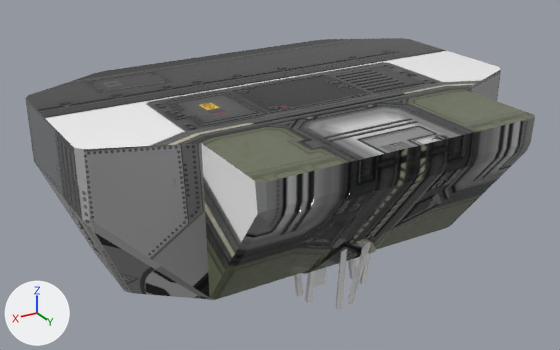
Before and after pictures for a commit that changed the Blender file GameData/ASET/ERS/Custom/SMtest.blend.
One viewpoint serves both versions: a camera (50 mm lens) standing at (2.09, 3.52, 1.55) and looking at (0.08, 0.17, -0.12). Arrows for +X, +Y and +Z are at lower left; the lights stay in place. Objects named as collision shapes, trigger or cutter boxes, shadow casters or lower levels of detail are left out.
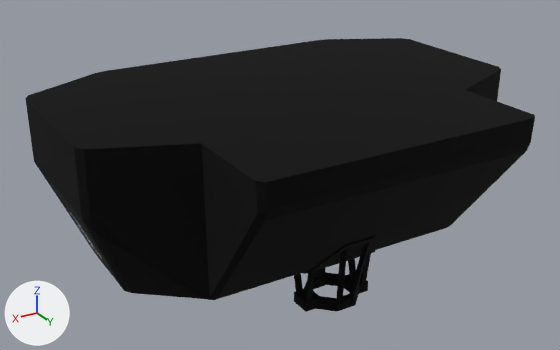
The change, as JSON lines over the scene's bpy script:
```json
{"block": "mat_ersbottommat", "change": "nodes: Group x4, OutputMaterial, TexImage x2, UVMap, Value x2"}
{"block": "mat_ersbottommat", "change": "colours: white #ffffff, black #000000"}
{"block": "mat_ersbottommat", "change": "uses the picture img_ers_torec_diffusemap_v2"}
{"block": "mat_ersbottommat", "change": "uses the picture img_ers_torecnormalmap_v2"}
{"block": "mat_ersbottommat", "change": "nodes: Group x3, OutputMaterial, Value x2, VertexColor"}
{"block": "mat_ersbottommat", "change": "colours: white #ffffff, grey #bcbcbc, black #000000, blue #bcbcff"}
{"block": "mat_ersexternal01mat", "change": "nodes: Group x4, OutputMaterial, TexImage x2, UVMap, Value x2"}
{"block": "mat_ersexternal01mat", "change": "colours: white #ffffff, black #000000"}
{"block": "mat_ersexternal01mat", "change": "uses the picture img_ersexternal001_diffuse"}
{"block": "mat_ersexternal01mat", "change": "uses the picture img_ersexternal001_normalmap"}
{"block": "mat_ersexternal01mat", "change": "nodes: Group x3, OutputMaterial, Value x2, VertexColor"}
{"block": "mat_ersexternal01mat", "change": "colours: white #ffffff, grey #bcbcbc, black #000000, blue #bcbcff"}
{"block": "mat_ersexternal03mat", "change": "nodes: Group x4, OutputMaterial, TexImage x2, UVMap, Value x2"}
{"block": "mat_ersexternal03mat", "change": "colours: white #ffffff, black #000000"}
{"block": "mat_ersexternal03mat", "change": "uses the picture img_ersexternal003_diffuse"}
{"block": "mat_ersexternal03mat", "change": "uses the picture img_ersexternal003_normalmap"}
{"block": "mat_ersexternal03mat", "change": "nodes: Group x3, OutputMaterial, Value x2, VertexColor"}
{"block": "mat_ersexternal03mat", "change": "colours: white #ffffff, grey #bcbcbc, black #000000, blue #bcbcff"}
{"block": "me_ers_sm_backmountplate", "where": "me_ers_sm_backmountplate.from_pydata(...)  # 131 vertices, 80 faces; spans x -0.029..0.029, y -0.201..0.201, z -0.14..0.14"}
{"op": "remove", "block": "me_ers_sm_backmountplate", "code": "me_ers_sm_backmountplate.materials.append(mat_ersdecalmat)"}
{"op": "add", "block": "me_ers_sm_backmountplate", "code": "me_ers_sm_backmountplate.materials.append(mat_ersbottommat)"}
{"block": "me_ers_cabineback3", "where": "me_ers_cabineback3.from_pydata(...)  # 25 vertices, 28 faces; spans x 0.0, y -1.25..1.25, z -0.91..0.91"}
{"op": "remove", "block": "me_ers_cabineback3", "code": "me_ers_cabineback3.materials.append(mat_ersbottommat)"}
{"op": "add", "block": "me_ers_cabineback3", "code": "me_ers_cabineback3.materials.append(mat_ersexternal01mat)"}
```

Where the change shows, as pixel boxes (x1, y1, x2, y2) in the pictures (560 x 350 px):
```json
{"object": "ERS_CabineBack3", "change": "surface changed, recoloured", "before": [26, 38, 535, 182], "after": [26, 38, 535, 182], "on screen": "grey to black"}
{"object": "polySurface108", "change": "surface changed", "before": [201, 118, 535, 299], "after": [201, 118, 535, 299], "on screen": "grey to black"}
{"object": "polySurface109", "change": "surface changed", "before": [25, 70, 501, 299], "after": [25, 70, 501, 299], "on screen": "grey to black"}
{"object": "polySurface106", "change": "surface changed", "before": [74, 148, 445, 300], "after": [74, 148, 445, 300], "on screen": "grey to black"}
{"object": "ERS_SM_BackMountPlate", "change": "surface changed, recoloured", "before": [294, 272, 368, 312], "after": [294, 272, 368, 312], "on screen": "grey to black"}
{"object": "pPlane156", "change": "surface changed", "before": [303, 236, 375, 274], "after": [303, 236, 375, 274], "on screen": "grey to black"}
{"object": "pCube136", "change": "surface changed", "before": [349, 242, 371, 305], "after": [349, 242, 371, 305], "on screen": "grey to black"}
{"object": "pCube137", "change": "surface changed", "before": [336, 249, 347, 307], "after": [336, 249, 347, 307], "on screen": "grey to black"}
{"object": "pCube132", "change": "surface changed", "before": [305, 271, 316, 301], "after": [305, 271, 316, 301], "on screen": "grey to black"}
{"object": "pCube133", "change": "surface changed", "before": [360, 253, 371, 283], "after": [360, 253, 371, 283]}
{"object": "pCube131", "change": "surface changed", "before": [294, 273, 303, 294], "after": [294, 273, 303, 294]}
{"object": "pCube134", "change": "surface changed", "before": [348, 259, 356, 276], "after": [348, 259, 356, 276]}
{"object": "pCube135", "change": "surface changed", "before": [315, 268, 326, 278], "after": [315, 268, 326, 278]}
```
